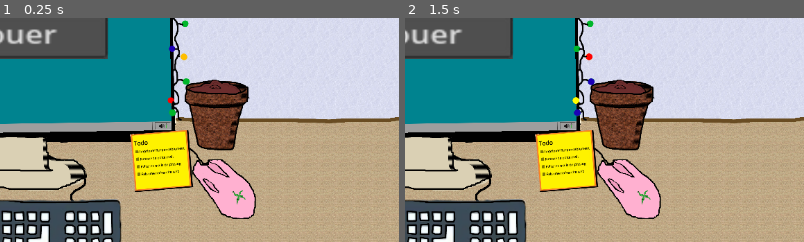
Above: before the commit, frames 1-2 (left to right).
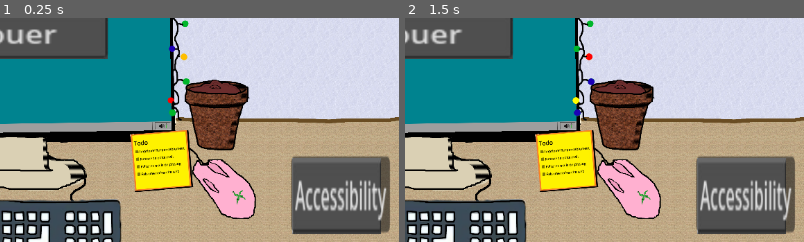
Above: after the commit, the same moments.

Repository: probakilla/SupeSoja
Game: Godot game, scene res://scenes/popup/camera.tscn
Two runs of this game, one before a commit and one after it. Both use one fixed random seed, a clock stepped at 60 frames per second and the inputs below.
Inputs (mouse positions are % of the whole screen's width and height, from its top left):
- Up to frame 1 (0.25 s): no input
- Up to frame 2 (1.5 s): move the mouse to (72, 45) at 0.52 s; move the mouse to (30, 55) at 1.27 s
The pictures show only the part of the screen within x 50-100%, y 43-93%; the shares and areas given below are measured in that part.

The runs differ from the first frame. In frame 1, 8.6% of the frame differs, in the area x 72-98%, y 61-97%; in frame 2, 8.6%.

Commit message:
Accessibility added

Diff:
--- /dev/null
+++ b/scenes/popup/AccessibilityOptionButton.gd
@@ -0,0 +1,9 @@
+extends Button
+
+@onready var canvasLayer = $"../.."
+# Called when the node enters the scene tree for the first time.
+func _ready() -> void:
+	pass # Replace with function body.
+
+func _pressed() -> void:
+	canvasLayer.visible = false
--- /dev/null
+++ b/scenes/popup/accessibility_button.gd
@@ -0,0 +1,6 @@
+extends Button
+
+@onready var accessibilityMenu = $"../../CanvasLayer"
+
+func _pressed() -> void:
+	self.accessibilityMenu.visible = true
--- a/scenes/popup/camera.tscn
+++ b/scenes/popup/camera.tscn
@@ -1,10 +1,12 @@
-[gd_scene load_steps=43 format=3 uid="uid://dqheh86xe4g68"]
+[gd_scene load_steps=48 format=3 uid="uid://dqheh86xe4g68"]
 
 [ext_resource type="Texture2D" uid="uid://bg8sg3y3yi3p3" path="res://assets/images/desktop.png" id="1_hfh83"]
 [ext_resource type="Script" uid="uid://v6jtx5sijoc1" path="res://scripts/game_manager.gd" id="1_ubpei"]
 [ext_resource type="Script" uid="uid://y4ohadmuvt8k" path="res://scripts/main.gd" id="1_xyu4v"]
+[ext_resource type="Shader" uid="uid://btx21v1tdpsv" path="res://scenes/popup/visibilityShader.gdshader" id="2_3phci"]
 [ext_resource type="Texture2D" uid="uid://dn7d20qxtr0bp" path="res://assets/images/FumeeGif3.png" id="2_3rcn1"]
 [ext_resource type="Script" uid="uid://dfyjvc7gck1s4" path="res://scripts/menu/start_button.gd" id="2_dlwdm"]
+[ext_resource type="Script" uid="uid://d0bs63jy62f5" path="res://scripts/menu/VisibilityScript.gd" id="3_h40tr"]
 [ext_resource type="Texture2D" uid="uid://bklt3vo0xbpoj" path="res://assets/images/guirlande2.png" id="3_rmy27"]
 [ext_resource type="Texture2D" uid="uid://cb1j23138tmew" path="res://assets/images/FumeeGif2.png" id="3_ubpei"]
 [ext_resource type="Texture2D" uid="uid://cdkl1ge1bxm6y" path="res://assets/images/flowerpot.png" id="3_xkep2"]
@@ -12,9 +14,11 @@
 [ext_resource type="Texture2D" uid="uid://dq3b0c03uplt0" path="res://assets/images/FumeeGif1.png" id="4_3phci"]
 [ext_resource type="Texture2D" uid="uid://g552ixytkwq7" path="res://assets/images/background.png" id="5_anov8"]
 [ext_resource type="Texture2D" uid="uid://cyoja3s40y0lp" path="res://assets/images/mail_999.png" id="6_2h2f1"]
-[ext_resource type="Script" uid="uid://dedepktstx2yt" path="res://scenes/popup/start_mails.gd" id="7_klxan"]
+[ext_resource type="Script" uid="uid://dedepktstx2yt" path="res://scripts/start_mails.gd" id="7_klxan"]
 [ext_resource type="Texture2D" uid="uid://diqtydm1so6u0" path="res://assets/images/button.jpg" id="7_ux65g"]
 [ext_resource type="PackedScene" uid="uid://bcbt61p5bxiep" path="res://scenes/QuestListNode.tscn" id="7_ytgl2"]
+[ext_resource type="Script" uid="uid://7nco71htcchp" path="res://scenes/popup/accessibility_button.gd" id="17_aaeoe"]
+[ext_resource type="Script" uid="uid://pa4mqcsfp5c5" path="res://scenes/popup/AccessibilityOptionButton.gd" id="18_x3e13"]
 
 [sub_resource type="Animation" id="Animation_diie0"]
 length = 0.001
@@ -52,6 +56,10 @@
 &"RESET": SubResource("Animation_diie0"),
 &"screen_shake": SubResource("Animation_u5kg4")
 }
+
+[sub_resource type="ShaderMaterial" id="ShaderMaterial_h40tr"]
+shader = ExtResource("2_3phci")
+shader_parameter/mode = 0
 
 [sub_resource type="RectangleShape2D" id="RectangleShape2D_hfh83"]
 
@@ -349,6 +357,19 @@
 
 [node name="Camera2D" type="Camera2D" parent="CameraAnimation"]
 position = Vector2(576, 323)
+scale = Vector2(0.54, 0.54)
+
+[node name="CanvasLayer" type="CanvasLayer" parent="CameraAnimation/Camera2D"]
+
+[node name="ColorRect" type="ColorRect" parent="CameraAnimation/Camera2D/CanvasLayer"]
+material = SubResource("ShaderMaterial_h40tr")
+anchors_preset = 15
+anchor_right = 1.0
+anchor_bottom = 1.0
+grow_horizontal = 2
+grow_vertical = 2
+mouse_filter = 2
+script = ExtResource("3_h40tr")
 
 [node name="Main" type="Area2D" parent="."]
 position = Vector2(-8, -3)
@@ -455,6 +476,23 @@
 rotation = -0.080512166
 scale = Vector2(1.0900041, 1.0434723)
 
+[node name="AccessibilitySprite" type="Sprite2D" parent="Main/DesktopAnimator"]
+position = Vector2(1062, 536)
+scale = Vector2(0.9082533, 3.561554)
+texture = ExtResource("7_ux65g")
+
+[node name="AccessibilityButton" type="Button" parent="Main/DesktopAnimator/AccessibilitySprite"]
+anchors_preset = -1
+anchor_right = 0.06338028
+offset_left = -72.00003
+offset_top = -15.749998
+offset_right = 20.99997
+offset_bottom = 15.250002
+scale = Vector2(1.5370212, 0.9872733)
+text = "Accessibility"
+script = ExtResource("17_aaeoe")
+metadata/_edit_use_anchors_ = true
+
 [node name="StartBtn" type="Sprite2D" parent="Main/DesktopAnimator"]
 position = Vector2(602.00006, 303)
 scale = Vector2(1.8333334, 2.2857144)
@@ -468,3 +506,38 @@
 scale = Vector2(1.5370212, 0.9872733)
 text = "Jouer"
 script = ExtResource("2_dlwdm")
+
+[node name="CanvasLayer" type="CanvasLayer" parent="Main/DesktopAnimator"]
+visible = false
+
+[node name="VBoxContainer" type="VBoxContainer" parent="Main/DesktopAnimator/CanvasLayer"]
+offset_left = 1002.0
+offset_top = 286.0
+offset_right = 1117.0
+offset_bottom = 422.0
+
+[node name="Desactiver" type="Button" parent="Main/DesktopAnimator/CanvasLayer/VBoxContainer"]
+layout_mode = 2
+text = "Désactiver"
+script = ExtResource("18_x3e13")
+
+[node name="Tritanopie" type="Button" parent="Main/DesktopAnimator/CanvasLayer/VBoxContainer"]
+layout_mode = 2
+text = "Tritanopie
+"
+script = ExtResource("18_x3e13")
+
+[node name="Deutéranopie" type="Button" parent="Main/DesktopAnimator/CanvasLayer/VBoxContainer"]
+layout_mode = 2
+text = "Deutéranopie"
+script = ExtResource("18_x3e13")
+
+[node name="Protanopie" type="Button" parent="Main/DesktopAnimator/CanvasLayer/VBoxContainer"]
+layout_mode = 2
+text = "Protanopie"
+script = ExtResource("18_x3e13")
+
+[connection signal="pressed" from="Main/DesktopAnimator/CanvasLayer/VBoxContainer/Desactiver" to="CameraAnimation/Camera2D/CanvasLayer/ColorRect" method="set_None"]
+[connection signal="pressed" from="Main/DesktopAnimator/CanvasLayer/VBoxContainer/Tritanopie" to="CameraAnimation/Camera2D/CanvasLayer/ColorRect" method="set_Tritanopie"]
+[connection signal="pressed" from="Main/DesktopAnimator/CanvasLayer/VBoxContainer/Deutéranopie" to="CameraAnimation/Camera2D/CanvasLayer/ColorRect" method="set_Deutéranopie"]
+[connection signal="pressed" from="Main/DesktopAnimator/CanvasLayer/VBoxContainer/Protanopie" to="CameraAnimation/Camera2D/CanvasLayer/ColorRect" method="set_Protanopie"]
--- /dev/null
+++ b/scenes/popup/visibilityShader.gdshader
@@ -0,0 +1,49 @@
+shader_type canvas_item;
+
+uniform sampler2D SCREEN_TEXTURE : hint_screen_texture, filter_linear_mipmap;
+
+uniform int mode = 0;
+/*
+0 = Aucun
+1 = Protanopie
+2 = Deutéranopie
+3 = Tritanopie
+*/
+
+void fragment() {
+    vec4 col = texture(SCREEN_TEXTURE, SCREEN_UV);
+
+    mat3 m = mat3(
+        vec3(1.0, 0.0, 0.0),
+        vec3(0.0, 1.0, 0.0),
+        vec3(0.0, 0.0, 1.0)
+    );
+
+    if (mode == 1) {
+        // Protanopie
+        m = mat3(
+            vec3(0.56667, 0.55833, 0.0),
+            vec3(0.43333, 0.44167, 0.24167),
+            vec3(0.0,     0.0,     0.75833)
+        );
+    } else if (mode == 2) {
+        // Deutéranopie
+        m = mat3(
+            vec3(0.625, 0.70,  0.0),
+            vec3(0.375, 0.30,  0.30),
+            vec3(0.0,   0.0,   0.70)
+        );
+    } else if (mode == 3) {
+        // Tritanopie
+        m = mat3(
+            vec3(0.95,  0.0,   0.0),
+            vec3(0.05,  0.433, 0.475),
+            vec3(0.0,   0.567, 0.525)
+        );
+    } else {
+        COLOR = col;
+    }
+
+    vec3 result = m * col.rgb;
+    COLOR = vec4(result, col.a);
+}
--- /dev/null
+++ b/scripts/menu/VisibilityScript.gd
@@ -0,0 +1,17 @@
+extends ColorRect
+
+func set_Protanopie() -> void:
+	var mat := material as ShaderMaterial
+	mat.set_shader_parameter("mode", 1)
+
+func set_Deutéranopie() -> void:
+	var mat := material as ShaderMaterial
+	mat.set_shader_parameter("mode", 2)
+
+func set_Tritanopie() -> void:
+	var mat := material as ShaderMaterial
+	mat.set_shader_parameter("mode", 3)
+
+func set_None() -> void:
+	var mat := material as ShaderMaterial
+	mat.set_shader_parameter("mode", 0)
Not shown, added: scenes/popup/AccessibilityOptionButton.gd.uid
Not shown, added: scenes/popup/accessibility_button.gd.uid
Not shown, added: scenes/popup/visibilityShader.gdshader.uid
Not shown, added: scripts/menu/VisibilityScript.gd.uid
Renamed: scenes/popup/start_mails.gd -> scripts/start_mails.gd
Renamed: scenes/popup/start_mails.gd.uid -> scripts/start_mails.gd.uid
